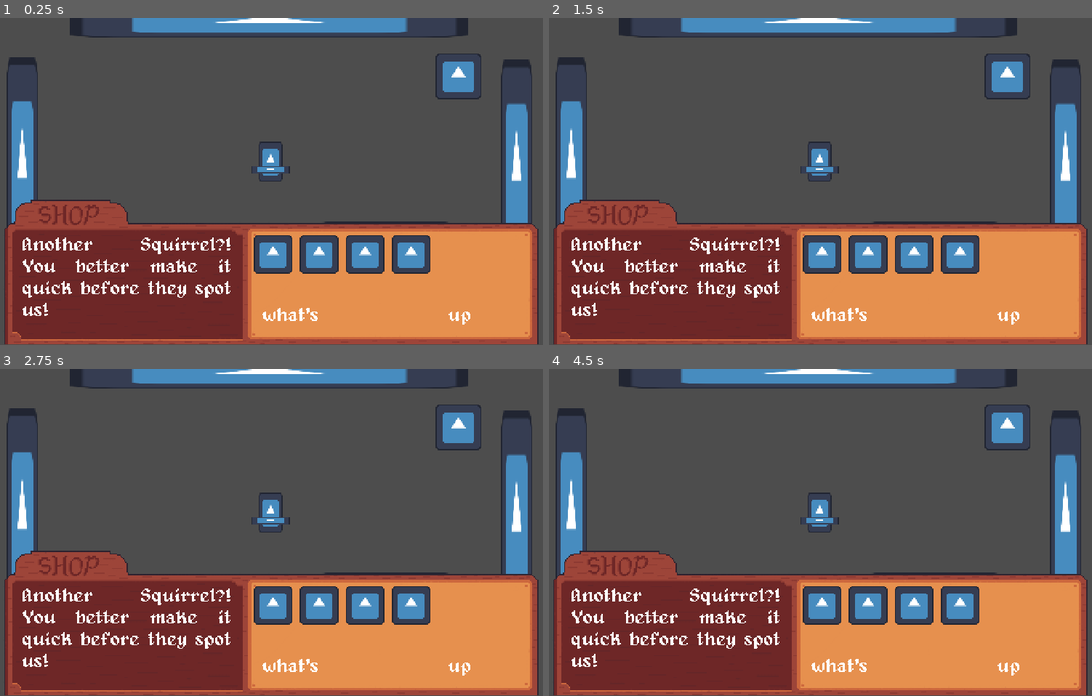
Above: before the commit, frames 1-4 (two rows, left to right).
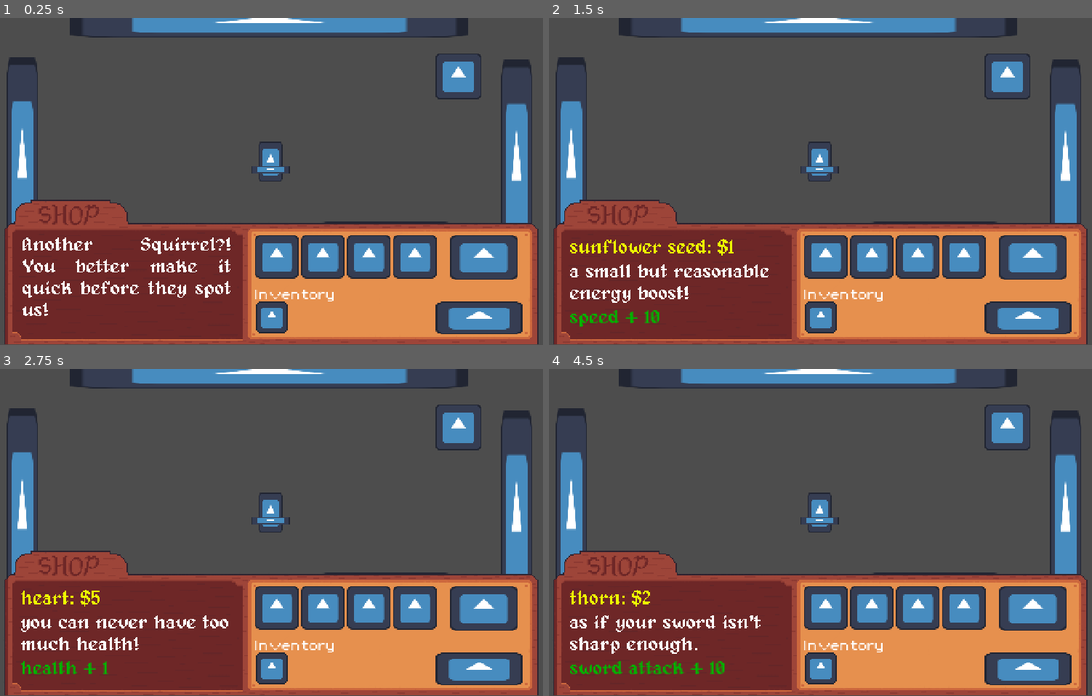
Above: after the commit, the same moments.

Repository: kikis05/SquirrelGame
Game: Godot game, scene res://scenes/main.tscn
Same seed, same stepped clock (60 frames per second), same inputs: the game is played once before the commit and once after it. The engine's default icon, where the game draws it, is replaced by a stand-in: a white triangle on a blue panel in a dark square.
Inputs (mouse positions are in pixels of both pictures, inside the frame that each line leads up to):
- Up to frame 1 (0.25 s): no input
- Up to frame 2 (1.5 s): click (804, 259) at 0.52 s; click (804, 318) at 1.27 s
- Up to frame 3 (2.75 s): click (298, 610) at 2.02 s
- Up to frame 4 (4.5 s): click (1021, 604) at 2.77 s; click (896, 610) at 3.52 s; click (939, 610) at 4.27 s

The runs differ from the first frame. In frame 1, 6.5% of the frame differs, in the area x 46-97%, y 66-97%; in frame 2, 9.0%, in the area x 3-97%, y 66-97%; in frame 3, 8.7%; in frame 4, 9.0%.

Commit message:
added items to shop that are clickable

Diff:
--- a/entities/player/player.tscn
+++ b/entities/player/player.tscn
@@ -21,6 +21,8 @@
 height = 32.0
 
 [node name="Player" type="CharacterBody2D"]
+collision_layer = 4
+collision_mask = 11
 script = ExtResource("1_abrql")
 
 [node name="AnimatedSprite2D" type="AnimatedSprite2D" parent="."]
--- /dev/null
+++ b/inventory_item.tscn
@@ -0,0 +1,12 @@
+[gd_scene load_steps=2 format=3 uid="uid://d0hhfkjlx4ty0"]
+
+[ext_resource type="Texture2D" uid="uid://c3ihirpd8epus" path="res://icon.svg" id="1_5b765"]
+
+[node name="InventoryItem" type="TextureButton"]
+offset_right = 40.0
+offset_bottom = 40.0
+
+[node name="Sprite2D" type="Sprite2D" parent="."]
+position = Vector2(13, 13)
+scale = Vector2(0.2, 0.2)
+texture = ExtResource("1_5b765")
--- a/project.godot
+++ b/project.godot
@@ -66,6 +66,11 @@
 "events": [Object(InputEventKey,"resource_local_to_scene":false,"resource_name":"","device":0,"window_id":0,"alt_presse …(194 unchanged characters)…
 ]
 }
+shop={
+"deadzone": 0.2,
+"events": [Object(InputEventKey,"resource_local_to_scene":false,"resource_name":"","device":-1,"window_id":0,"alt_pressed":false,"shift_pressed":false,"ctrl_pressed":false,"meta_pressed":false,"pressed":false,"keycode":0,"physical_keycode":69,"key_label":0,"unicode":69,"location":0,"echo":false,"script":null)
+]
+}
 
 [rendering]
 
--- a/scenes/main.tscn
+++ b/scenes/main.tscn
@@ -1,10 +1,9 @@
-[gd_scene load_steps=6 format=3 uid="uid://df3pjjjqdan63"]
+[gd_scene load_steps=5 format=3 uid="uid://df3pjjjqdan63"]
 
 [ext_resource type="PackedScene" uid="uid://ctdj7k4cwb4f6" path="res://entities/player/player.tscn" id="1_o5qli"]
 [ext_resource type="Texture2D" uid="uid://c3ihirpd8epus" path="res://icon.svg" id="2_0wfyh"]
 [ext_resource type="PackedScene" uid="uid://cu3p58x0nnbyr" path="res://enemy.tscn" id="3_sugp2"]
 [ext_resource type="PackedScene" uid="uid://b40ev3jflvlam" path="res://shop.tscn" id="4_jyhfs"]
-[ext_resource type="PackedScene" uid="uid://biwrg4k20l68n" path="res://shop_modal.tscn" id="5_tbgi4"]
 
 [node name="Main" type="Node"]
 
@@ -33,5 +32,3 @@
 
 [node name="Shop" parent="." instance=ExtResource("4_jyhfs")]
 position = Vector2(334, 238)
-
-[node name="ShopModal" parent="Shop" instance=ExtResource("5_tbgi4")]
--- /dev/null
+++ b/shop.gd
@@ -0,0 +1,31 @@
+extends CharacterBody2D
+
+@onready var modal = $ShopModal
+
+var modal_open = false
+
+var shop_available = false
+
+func _ready():
+	#modal.hide()
+	pass
+
+func _process(delta : float) -> void:
+	if (Input.is_action_just_pressed("shop")) and shop_available:
+		print("action pressed")
+		if not modal_open:
+			modal.show()
+			modal_open = true
+		else:
+			modal.hide()
+			modal_open = false
+
+func _on_activation_area_area_entered(area: Area2D) -> void:
+	print("area entered")
+	if area.name.to_lower() == "player":
+		shop_available = true
+
+func _on_activation_area_area_exited(area: Area2D) -> void:
+	if area.name.to_lower() == "player":
+		shop_available = false
+	modal.hide()
--- a/shop.tscn
+++ b/shop.tscn
@@ -1,6 +1,8 @@
-[gd_scene load_steps=5 format=3 uid="uid://b40ev3jflvlam"]
+[gd_scene load_steps=7 format=3 uid="uid://b40ev3jflvlam"]
 
+[ext_resource type="Script" uid="uid://crdlcgt2pwddc" path="res://shop.gd" id="1_blqjs"]
 [ext_resource type="Texture2D" uid="uid://c3ihirpd8epus" path="res://icon.svg" id="1_viryw"]
+[ext_resource type="PackedScene" uid="uid://biwrg4k20l68n" path="res://shop_modal.tscn" id="3_fgaav"]
 
 [sub_resource type="SpriteFrames" id="SpriteFrames_e7rdd"]
 animations = [{
@@ -22,6 +24,8 @@
 
 [node name="Shop" type="CharacterBody2D"]
 scale = Vector2(0.355571, 0.285277)
+collision_mask = 4
+script = ExtResource("1_blqjs")
 
 [node name="AnimatedSprite2D" type="AnimatedSprite2D" parent="."]
 position = Vector2(3, -124)
@@ -33,9 +37,16 @@
 shape = SubResource("RectangleShape2D_blqjs")
 
 [node name="ActivationArea" type="Area2D" parent="."]
+scale = Vector2(1.0174, 1)
+collision_mask = 4
 
 [node name="CollisionShape2D" type="CollisionShape2D" parent="ActivationArea"]
 position = Vector2(-5, -131)
 rotation = 1.5616
-scale = Vector2(0.945386, 1.06412)
+scale = Vector2(0.932303, 1.06414)
 shape = SubResource("CapsuleShape2D_fgaav")
+
+[node name="ShopModal" parent="." instance=ExtResource("3_fgaav")]
+
+[connection signal="area_entered" from="ActivationArea" to="." method="_on_activation_area_area_entered"]
+[connection signal="area_exited" from="ActivationArea" to="." method="_on_activation_area_area_exited"]
--- a/shop_item.gd
+++ b/shop_item.gd
@@ -4,6 +4,7 @@
 
 @export var item_name: String = "item"
 @export var description: String = "a helpful item"
+@export var cost: int = 0
 @export var sprite: Sprite2D
 
 @export var powerup_type: String = "health_increase" #change depending on what kind of powerup it is
@@ -31,3 +32,12 @@
 		"bullet_distance_increase":
 			return bullet_distance_increase
 	return 0
+
+func get_cost():
+	return cost
+
+func get_description():
+	return description
+
+func get_item_name():
+	return item_name
--- a/shop_item.tscn
+++ b/shop_item.tscn
@@ -5,12 +5,15 @@
 
 [node name="ShopItem" type="TextureButton" node_paths=PackedStringArray("sprite")]
 offset_left = 1.0
-offset_right = 27.0
-offset_bottom = 26.0
+offset_right = 32.0
+offset_bottom = 31.0
+scale = Vector2(1, 0.979689)
 script = ExtResource("1_wxfep")
-sprite = NodePath("Sprite2D")
+sprite = NodePath("")
 
-[node name="Sprite2D" type="Sprite2D" parent="."]
-position = Vector2(15, 16)
-scale = Vector2(0.25, 0.25)
+[node name="TextureRect" type="TextureRect" parent="."]
+layout_mode = 0
+offset_right = 40.0
+offset_bottom = 40.0
+scale = Vector2(0.283034, 0.279691)
 texture = ExtResource("1_glqc6")
--- a/shop_modal.gd
+++ b/shop_modal.gd
@@ -1,7 +1,85 @@
 extends CanvasLayer
 
 @onready var text = $ShopText
+@onready var cost = $Cost
+@onready var item_description = $"Item Description"
+@onready var powerup_description = $"Powerup Description"
+
+@onready var item1 = $ShopItem
+@onready var item2 = $ShopItem2
+@onready var item3 = $ShopItem3
+@onready var item4 = $ShopItem4
+
 var dialogues = ["Another Squirrel?! You better make it quick before they spot us!"]
 
+var item_view = false
+
 func _ready():
+	cost.hide()
+	item_description.hide()
+	powerup_description.hide()
 	text.text = dialogues[0]
+
+
+
+func _on_shop_item_pressed() -> void:
+	print("pressed item 1")
+	shop_item_pressed(0)
+
+func _on_shop_item_2_pressed() -> void:
+	print("pressed item 2")
+	shop_item_pressed(1)
+
+
+func _on_shop_item_3_pressed() -> void:
+	print("pressed item 3")
+	shop_item_pressed(2)
+
+func _on_shop_item_4_pressed() -> void:
+	print("pressed item 4")
+	shop_item_pressed(3)
+
+func shop_item_pressed(item_value: int):
+	var item = ShopItem
+	match (item_value):
+		0: item = item1
+		1: item = item2
+		2: item = item3
+		3: item = item4
+	if item == null :
+		print("null item, ", item_value)
+		text.show()
+		cost.hide()
+		item_description.hide()
+		powerup_description.hide()
+		return
+	#if not item_view:
+	text.hide()
+	cost.show()
+	item_description.show()
+	powerup_description.show()
+
+	cost.text = item.get_item_name() + ": $" +  str(item.get_cost())
+	item_description.text = item.get_description()
+	powerup_description.text = get_powerup_text(item.get_powerup_type()) + str(item.get_powerup_value())
+
+
+func get_powerup_text(powerup_type: String):
+	match(powerup_type):
+		"health_increase":
+			return "health + "
+		"speed_increase":
+			return "speed + "
+		"sword_attack_increase":
+			return "sword attack + "
+		"bullet_attack_increase":
+			return "sap shooter attack + "
+		"bullet_distance_increase":
+			return "sap shooter range + "
+
+	return "something??? + "
+
+
+func _on_test_button_pressed() -> void:
+	print("button pressed")
+	shop_item_pressed(0)
--- a/shop_modal.tscn
+++ b/shop_modal.tscn
@@ -1,9 +1,12 @@
-[gd_scene load_steps=6 format=3 uid="uid://biwrg4k20l68n"]
+[gd_scene load_steps=9 format=3 uid="uid://biwrg4k20l68n"]
 
 [ext_resource type="Script" uid="uid://dtjimtxj1mf2f" path="res://shop_modal.gd" id="1_3c770"]
 [ext_resource type="Texture2D" uid="uid://8a3kflhvatkp" path="res://assets/Shop.png" id="1_ruyqg"]
 [ext_resource type="PackedScene" uid="uid://btffc7vqohcgl" path="res://shop_item.tscn" id="2_nc2er"]
 [ext_resource type="FontFile" uid="uid://b1u0jrp7i0n3a" path="res://assets/alagard.ttf" id="4_ywokf"]
+[ext_resource type="PackedScene" uid="uid://d0hhfkjlx4ty0" path="res://inventory_item.tscn" id="5_mswy0"]
+[ext_resource type="Texture2D" uid="uid://c3ihirpd8epus" path="res://icon.svg" id="5_q8nhw"]
+[ext_resource type="FontFile" uid="uid://ndwk22yeokxy" path="res://assets/DePixelBreit.ttf" id="7_5yeww"]
 
 [sub_resource type="LabelSettings" id="LabelSettings_3c770"]
 
@@ -27,41 +30,127 @@
 horizontal_alignment = 3
 autowrap_mode = 3
 
-[node name="Label" type="Label" parent="."]
-offset_left = 233.0
-offset_top = 238.0
-offset_right = 406.0
-offset_bottom = 319.0
-size_flags_horizontal = 8
+[node name="Inventory" type="HBoxContainer" parent="."]
+offset_left = 228.0
+offset_top = 234.0
+offset_right = 342.0
+offset_bottom = 261.0
+theme_override_constants/separation = 30
+
+[node name="InventoryItem" parent="Inventory" instance=ExtResource("5_mswy0")]
+layout_mode = 2
+
+[node name="Buy" type="TextureButton" parent="."]
+offset_left = 381.0
+offset_top = 180.0
+offset_right = 449.0
+offset_bottom = 210.0
+scale = Vector2(0.801708, 0.9533)
+
+[node name="Sprite2D" type="Sprite2D" parent="Buy"]
+position = Vector2(43.6568, 18.3573)
+scale = Vector2(0.554688, 0.303223)
+texture = ExtResource("5_q8nhw")
+
+[node name="Drop" type="TextureButton" parent="."]
+offset_left = 762.0
+offset_top = 360.0
+offset_right = 830.0
+offset_bottom = 390.0
+
+[node name="Sprite2D" type="Sprite2D" parent="Drop"]
+position = Vector2(-349.75, -112.5)
+scale = Vector2(0.566406, 0.210938)
+texture = ExtResource("5_q8nhw")
+
+[node name="InventoryLabel" type="Label" parent="."]
+anchors_preset = -1
+anchor_right = 0.083
+anchor_bottom = 0.085
+offset_left = 227.0
+offset_top = 223.0
+offset_right = 286.16
+offset_bottom = 223.05
+theme_override_fonts/font = ExtResource("7_5yeww")
+theme_override_font_sizes/font_size = 11
+text = "Inventory"
+
+[node name="Cost" type="Label" parent="."]
+offset_left = 34.0
+offset_top = 182.0
+offset_right = 212.0
+offset_bottom = 202.0
+theme_override_colors/font_color = Color(0.929385, 0.995261, 0, 1)
 theme_override_fonts/font = ExtResource("4_ywokf")
-theme_override_font_sizes/font_size = 16
-text = "what's up"
-label_settings = SubResource("LabelSettings_3c770")
-horizontal_alignment = 3
-autowrap_mode = 3
+text = "Item"
+autowrap_mode = 2
 
-[node name="ShopItems" type="HBoxContainer" parent="."]
+[node name="Item Description" type="Label" parent="."]
+offset_left = 34.0
+offset_top = 202.0
+offset_right = 212.0
+offset_bottom = 238.0
+theme_override_fonts/font = ExtResource("4_ywokf")
+autowrap_mode = 2
+
+[node name="Powerup Description" type="Label" parent="."]
+offset_left = 34.0
+offset_top = 240.0
+offset_right = 209.0
+offset_bottom = 263.0
+scale = Vector2(0.995493, 0.98252)
+theme_override_colors/font_color = Color(7.07522e-06, 0.708273, 3.85046e-07, 1)
+theme_override_fonts/font = ExtResource("4_ywokf")
+autowrap_mode = 2
+
+[node name="ShopItem" parent="." instance=ExtResource("2_nc2er")]
 offset_left = 227.0
 offset_top = 179.0
-offset_right = 413.0
+offset_right = 227.0
 offset_bottom = 219.0
-theme_override_constants/separation = 38
+scale = Vector2(1, 1)
+item_name = "sunflower seed"
+description = "a small but reasonable energy boost!"
+cost = 1
+powerup_type = "speed_increase"
+speed_increase = 10
 
-[node name="ShopItem" parent="ShopItems" instance=ExtResource("2_nc2er")]
-layout_mode = 2
+[node name="ShopItem2" parent="." instance=ExtResource("2_nc2er")]
+offset_left = 265.0
+offset_top = 179.0
+offset_right = 265.0
+offset_bottom = 219.0
+scale = Vector2(1, 1)
+item_name = "heart"
+description = "you can never have too much health!"
+cost = 5
+health_increase = 1
 
-[node name="ShopItem2" parent="ShopItems" instance=ExtResource("2_nc2er")]
-layout_mode = 2
+[node name="ShopItem3" parent="." instance=ExtResource("2_nc2er")]
+offset_left = 303.0
+offset_top = 179.0
+offset_right = 303.0
+offset_bottom = 219.0
+scale = Vector2(1, 1)
+item_name = "sap"
+description = "spicy sap! tasty and painful"
+cost = 1
+powerup_type = "bullet_attack_increase"
+bullet_attack_increase = 5
 
-[node name="Inventory" type="HBoxContainer" parent="."]
-offset_left = 303.0
+[node name="ShopItem4" parent="." instance=ExtResource("2_nc2er")]
+offset_left = 341.0
 offset_top = 179.0
 offset_right = 341.0
 offset_bottom = 219.0
-theme_override_constants/separation = 38
+scale = Vector2(1, 1)
+item_name = "thorn"
+description = "as if your sword isn't sharp enough."
+cost = 2
+powerup_type = "sword_attack_increase"
+sword_attack_increase = 10
 
-[node name="ShopItem" parent="Inventory" instance=ExtResource("2_nc2er")]
-layout_mode = 2
-
-[node name="ShopItem2" parent="Inventory" instance=ExtResource("2_nc2er")]
-layout_mode = 2
+[connection signal="pressed" from="ShopItem" to="." method="_on_shop_item_pressed"]
+[connection signal="pressed" from="ShopItem2" to="." method="_on_shop_item_2_pressed"]
+[connection signal="pressed" from="ShopItem3" to="." method="_on_shop_item_3_pressed"]
+[connection signal="pressed" from="ShopItem4" to="." method="_on_shop_item_4_pressed"]
Not shown, added: shop.gd.uid
